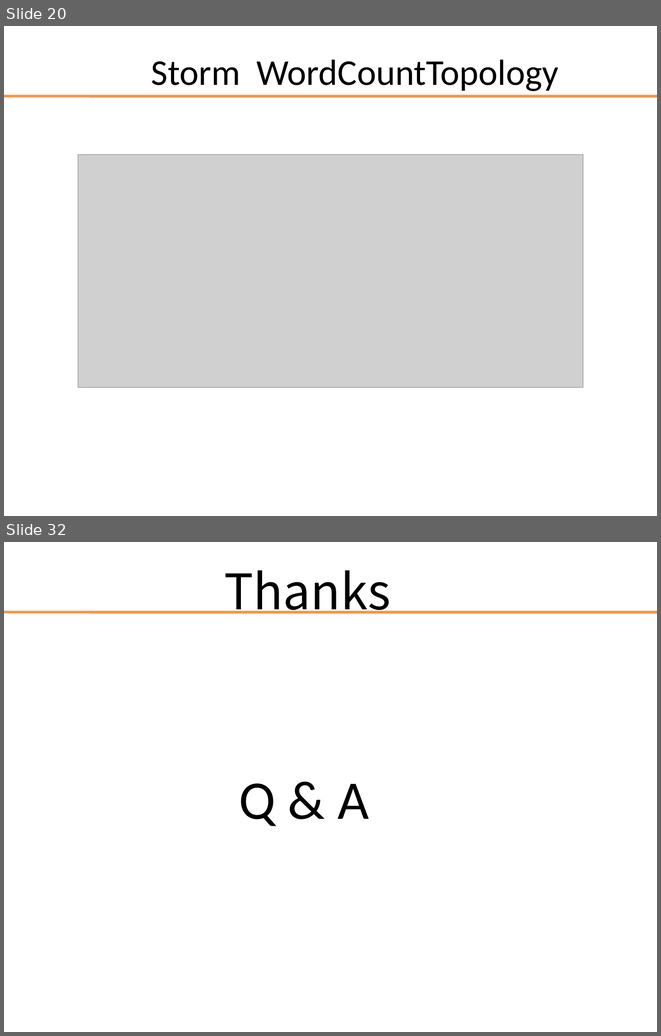
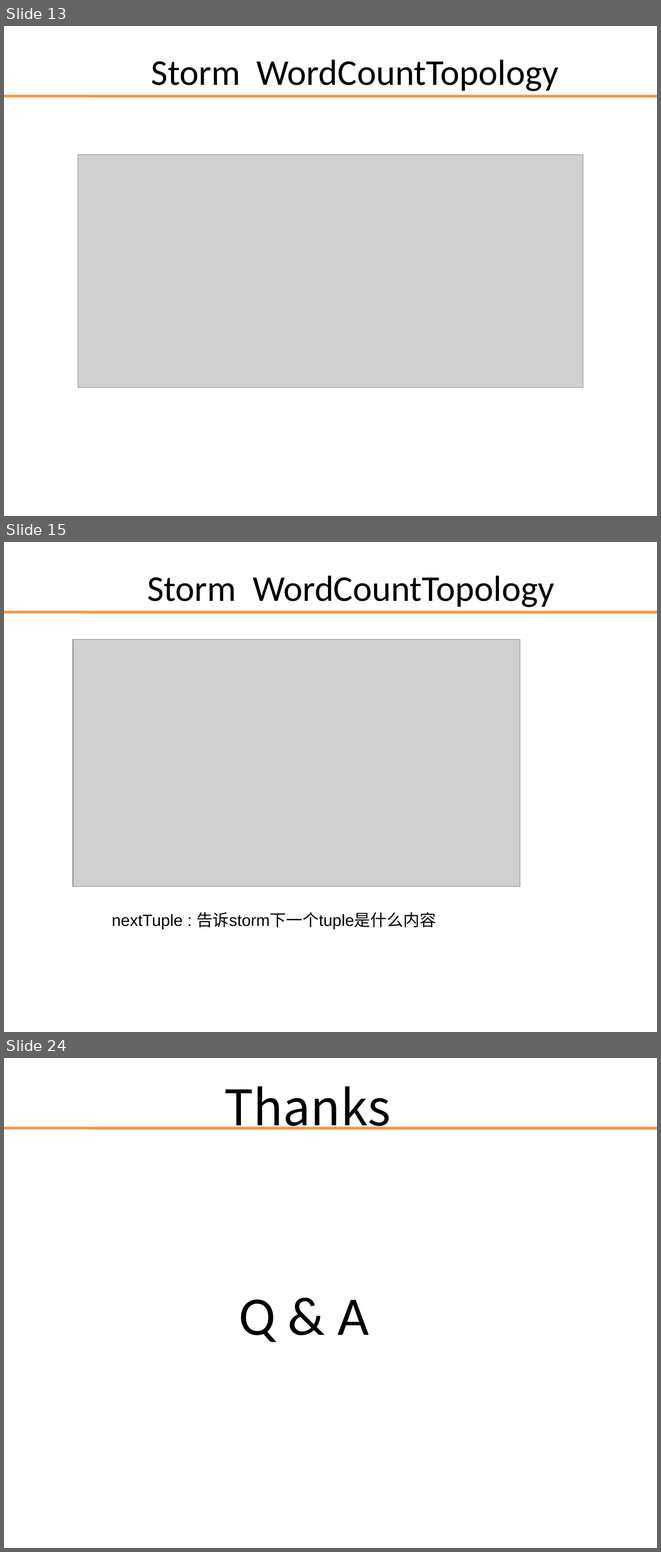
Before and after one commit to darionyaphets/darion_example, a slide deck: source/storm/storm_source.ppt. Shown one above the other, each under a label of ours: slides 20 and 32 before the commit, slides 13, 15 and 24 after it; the slides between them are not shown. The pictures are 661x1036 and 661x1552 pixels, drawn with LibreOffice and Linux fonts; fonts in the diff are those of the drawing; grey boxes stand for pictures; background and template pictures are left out. Boxes give left, top, right and bottom in pixels: in the first picture for what was removed or moved away, otherwise in the second. Text is boxed around its words. In the diff, an @@ line names an element or a change of style, - is before the commit and + after.

Commit message:
update 4 storm ppt

```diff
--- a/source/storm/storm_source.ppt
+++ b/source/storm/storm_source.ppt
@@ slide 15 added at (x1=4, y1=542, x2=657, y2=1032), background picture (left out); not listed: 1 template element that a slide beside it also shows @@
@@ title added at (x1=147, y1=575, x2=555, y2=607), 40 pt, text #000000 @@
+Storm WordCountTopology
@@ picture added at (x1=73, y1=640, x2=520, y2=886) @@
@@ text added at (x1=112, y1=912, x2=436, y2=929), 18 pt, text #000000 @@
+nextTuple : 告诉storm下一个tuple是什么内容
@@ what was slide 20 is now slide 13 @@
@@ what was slide 32 is now slide 24 @@
```
Also in this commit, not shown: 7 slides changed, 7 other slides added, 16 slides removed.
